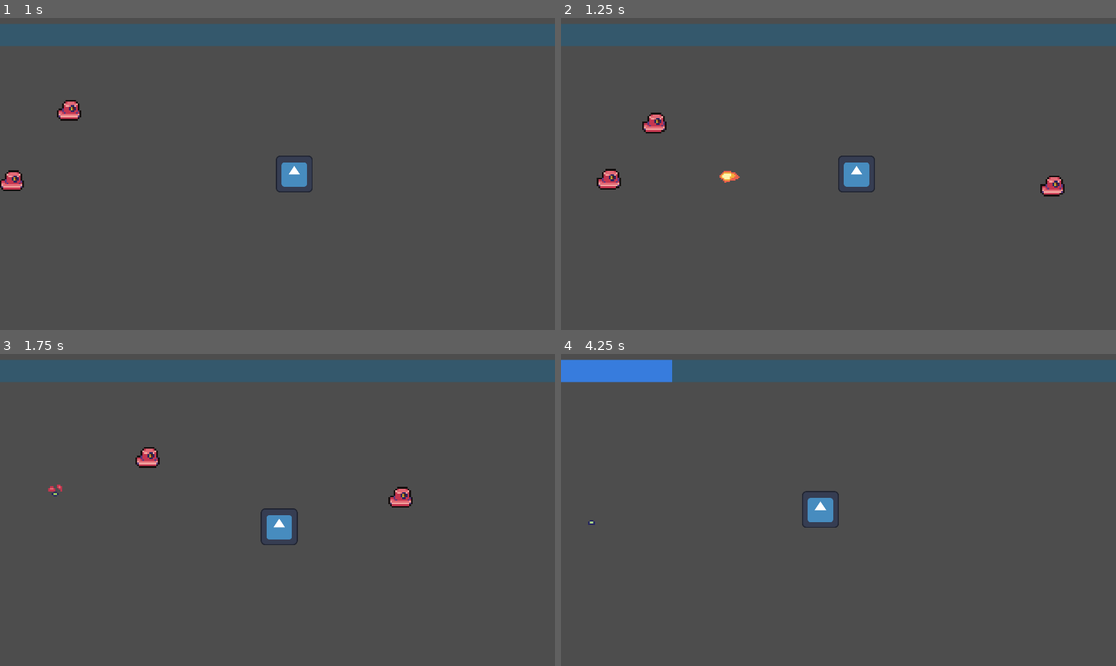
Above: before the commit, frames 1-4 (two rows, left to right).
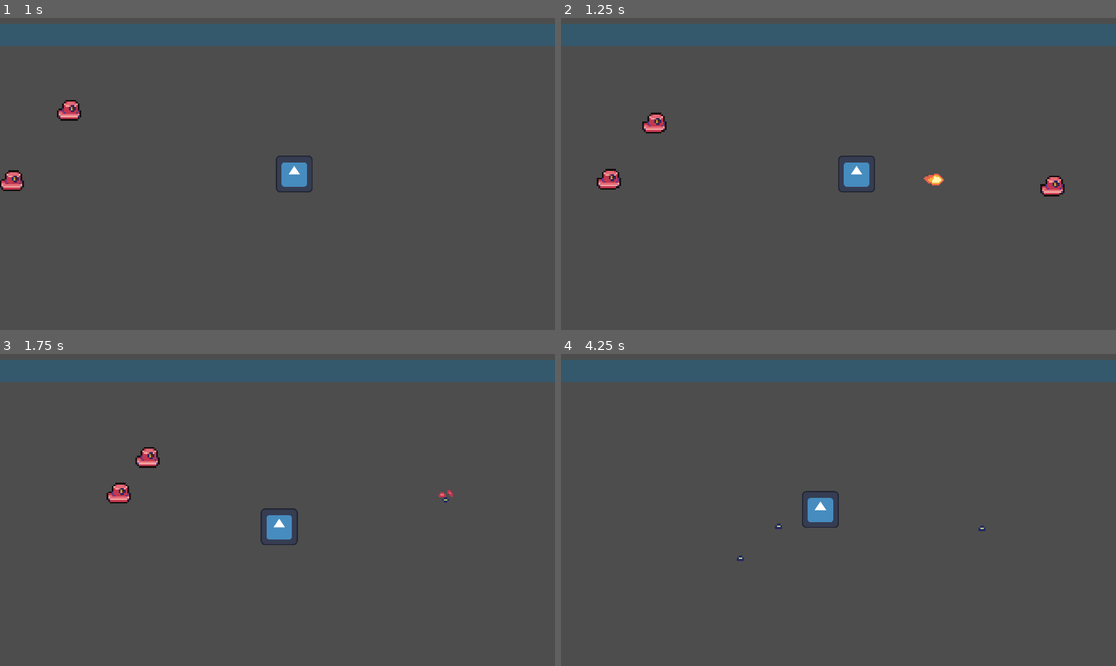
Above: after the commit, the same moments.

Repository: DragonEyeGames/Alien-Fun
Game: Godot game, scene res://main.tscn
Two runs of this game, one before a commit and one after it. Both use one fixed random seed, a clock stepped at 60 frames per second and the inputs below. The engine's default icon, where the game draws it, is replaced by a stand-in: a white triangle on a blue panel in a dark square.
Inputs:
- Up to frame 1 (1 s): tap Enter at 0.5 s; hold D (Right) from 0.53 s (still down); tap Alt at 0.6 s
- Up to frame 2 (1.25 s): keep holding D (Right)
- Up to frame 3 (1.75 s): release D (Right) at 1.28 s; hold S (Down) from 1.28 s (still down); tap Shift at 1.35 s
- Up to frame 4 (4.25 s): release S (Down) at 2.03 s; hold D (Right) 2.03-2.78 s; tap Alt at 2.1, 3.6 s; hold W (Up) 2.78-3.53 s; tap Shift at 2.85 s; hold A (Left) from 3.53 s (still down)

Frame 1 is identical in both runs. In frame 2, 0.2% of the frame differs, in the area x 28-69%, y 48-54%; in frame 3, 0.6%; in frame 4, 1.5%, in the area x 0-77%, y 1-67%.

Commit message:
Fist Attack
new attack that spawns in a ridiculous amount of fists to punch people

Diff:
--- a/WeaponManager.gd
+++ b/WeaponManager.gd
@@ -7,20 +7,22 @@
 			"damage": 5,
 			"speed": 2,
 			"size": 1.0,
-			"count": 1
+			"count": 1,
 		}
 	},
-
-	"shield": {
+	"fist": {
 		"level": 1,
-		"max_level": 5,
-		"stats": {
-			"hp": 100,
-			"regen": 1.0
-		},
-		"upgrades": {
-			"hp": 1.30,
-			"regen": 1.05
+		"stats" : {
+			"damage": 1,
+			"size": .5,
+			"count": 5,
 		}
-	}
+	},
+	"player": {
+		"level": 1,
+		"stats" : {
+			"health": 100,
+			"speed": 1,
+		}
+	},
 }
--- a/enemy.gd
+++ b/enemy.gd
@@ -5,6 +5,7 @@
 @export var speed:= 1.0
 @export var damage = 5
 @export var attackTime:=0.5
+@export var health = 2
 var attacking:=[]
 var canAttack=true
 
@@ -28,7 +29,12 @@
 		velocity*=speed
 		move_and_slide()
 
-func kill():
+func hurt(newDamage):
+	health-=newDamage
+	if(health<=0):
+		die()
+
+func die():
 	dead=true
 	$Icon.play("dead")
 
--- a/fireball.gd
+++ b/fireball.gd
@@ -1,5 +1,6 @@
 extends CharacterBody2D
 var target
+var damage=1
 
 func _ready() -> void:
 	await get_tree().process_frame
@@ -14,7 +15,7 @@
 
 func _on_area_2d_body_entered(body: Node2D) -> void:
 	if(body is Enemy):
-		body.kill()
+		body.hurt(damage)
 		velocity=Vector2.ZERO
 		$Sprite.play("explode")
 
--- a/fireballSpawner.gd
+++ b/fireballSpawner.gd
@@ -11,9 +11,10 @@
 		var newFireball=fireball.instantiate()
 		get_parent().get_parent().add_child(newFireball)
 		newFireball.global_position=self.global_position
-		newFireball.target=collided[0]
-		collided.remove_at(0)
-		await get_tree().create_timer(get_parent().waitTime).timeout
+		newFireball.target=collided.pick_random()
+		var fireballDamage=WeaponManager.items["fireball"]["stats"]["damage"]
+		newFireball.damage=fireballDamage
+		await get_tree().create_timer(1/WeaponManager.items["fireball"]["stats"]["count"]).timeout
 		canFire=true
 
 func _on_area_2d_body_entered(body: Node2D) -> void:
--- /dev/null
+++ b/fist.tscn
@@ -0,0 +1,26 @@
+[gd_scene load_steps=4 format=3 uid="uid://6qakiq2vl3hu"]
+
+[ext_resource type="Script" uid="uid://bc5aovfgk8mmk" path="res://playerAttacks/fist.gd" id="1_cqe2n"]
+[ext_resource type="Texture2D" uid="uid://dqgs6eg24bocp" path="res://glove.png" id="2_nr678"]
+
+[sub_resource type="CircleShape2D" id="CircleShape2D_nmw3u"]
+radius = 48.373547
+
+[node name="Fist" type="Node2D"]
+scale = Vector2(0.5, 0.5)
+script = ExtResource("1_cqe2n")
+
+[node name="Sprite2D" type="Sprite2D" parent="."]
+texture_filter = 1
+position = Vector2(3, -2)
+scale = Vector2(6, 6)
+texture = ExtResource("2_nr678")
+
+[node name="Area2D" type="Area2D" parent="."]
+collision_layer = 0
+collision_mask = 2
+
+[node name="CollisionShape2D" type="CollisionShape2D" parent="Area2D"]
+shape = SubResource("CircleShape2D_nmw3u")
+
+[connection signal="body_entered" from="Area2D" to="." method="_on_area_2d_body_entered"]
--- a/hud.gd
+++ b/hud.gd
@@ -3,8 +3,6 @@
 @export var player: Player
 var xpOffset:=0.0
 var bar: ProgressBar
-var options=["Fireball", "Lightning", "Player"]
-var powerups = [["Damage", "Projectiles", "Speed", "Size"], ["Speed", "Health"]]
 func _ready() -> void:
 	bar=$ProgressBar
 
@@ -18,25 +16,6 @@
 
 func levelUp():
 	get_tree().paused=true
-	var backupOptions = options.duplicate()
-	var choice = backupOptions.pick_random()
-
-	var backupPowers = powerups.duplicate()
-
-	$LevelUp/VBoxContainer/Slot/RichTextLabel.text=choice
-	var backupPowerList = backupPowers[options.find(choice)]
-	backupOptions.erase(choice)
-	var item1 = backupPowerList.pick_random()
-	backupPowerList.erase(item1)
-	var item2 = backupPowerList.pick_random()
-	backupPowerList.erase(item2)
-	$LevelUp/VBoxContainer/Slot/RichTextLabel2.text=item1 + ": 1 -> 2, " + item2 + ": 1 -> 2"
-	choice = backupOptions.pick_random()
-	$LevelUp/VBoxContainer/Slot2/RichTextLabel.text=choice
-	backupOptions.erase(choice)
-	choice = backupOptions.pick_random()
-	$LevelUp/VBoxContainer/Slot3/RichTextLabel.text=choice
-	backupOptions.erase(choice)
 	$LevelUp.visible=true
 
 
--- a/main.tscn
+++ b/main.tscn
@@ -1,8 +1,9 @@
-[gd_scene load_steps=6 format=3 uid="uid://dnnka5th1gldj"]
+[gd_scene load_steps=7 format=3 uid="uid://dnnka5th1gldj"]
 
 [ext_resource type="PackedScene" uid="uid://bsqgmksc0bna4" path="res://player.tscn" id="1_ig7tw"]
 [ext_resource type="Script" uid="uid://bdtgp3fkcxsqy" path="res://spawnController.gd" id="2_0xm2m"]
 [ext_resource type="PackedScene" uid="uid://xpvqcnr0u5oj" path="res://playerAttacks/fireballSpawner.tscn" id="2_1bvp3"]
+[ext_resource type="PackedScene" uid="uid://ba588pyrmhlhy" path="res://playerAttacks/fistSpawner.tscn" id="3_7mycd"]
 [ext_resource type="PackedScene" uid="uid://124iuoprje5g" path="res://enemy.tscn" id="3_h2yge"]
 [ext_resource type="PackedScene" uid="uid://b63htkdr5kjxk" path="res://hud.tscn" id="5_lquwl"]
 
@@ -14,6 +15,8 @@
 [node name="MainCamera" type="Camera2D" parent="Player"]
 position_smoothing_enabled = true
 
+[node name="FistSpawner" parent="Player" instance=ExtResource("3_7mycd")]
+
 [node name="FireballSpawner" parent="Player" instance=ExtResource("2_1bvp3")]
 
 [node name="SpawnController" type="Node2D" parent="." node_paths=PackedStringArray("player")]
--- a/player.tscn
+++ b/player.tscn
@@ -23,6 +23,7 @@
 shape = SubResource("CircleShape2D_0xm2m")
 
 [node name="xp" type="Area2D" parent="."]
+visible = false
 collision_layer = 4
 collision_mask = 0
 
--- a/playerAttacks/fireballSpawner.tscn
+++ b/playerAttacks/fireballSpawner.tscn
@@ -1,14 +1,15 @@
 [gd_scene load_steps=4 format=3 uid="uid://xpvqcnr0u5oj"]
 
-[ext_resource type="Script" uid="uid://bt56rsrnrht8h" path="res://fireballSpawner.gd" id="1_roily"]
+[ext_resource type="Script" uid="uid://dkyuuoaigofkd" path="res://playerAttacks/spawner.gd" id="1_56jl0"]
 [ext_resource type="PackedScene" uid="uid://co5qijj7trxor" path="res://fireball.tscn" id="2_f0588"]
 
 [sub_resource type="CircleShape2D" id="CircleShape2D_vscca"]
-radius = 436.50543
+radius = 699.10297
 
 [node name="FireballSpawner" type="Node2D"]
-script = ExtResource("1_roily")
-fireball = ExtResource("2_f0588")
+script = ExtResource("1_56jl0")
+projectile = ExtResource("2_f0588")
+item = "fireball"
 
 [node name="Area2D" type="Area2D" parent="."]
 collision_layer = 0
--- /dev/null
+++ b/playerAttacks/fist.gd
@@ -0,0 +1,18 @@
+extends Node2D
+var target
+var damage=1
+
+func _ready() -> void:
+	await get_tree().process_frame
+	look_at(target.global_position)
+	rotation_degrees+=90
+	var tween=create_tween()
+	tween.tween_property(self, "global_position", target.global_position, .1)
+	await get_tree().create_timer(.1).timeout
+	await get_tree().process_frame
+	queue_free()
+
+
+func _on_area_2d_body_entered(body: Node2D) -> void:
+	if(body is Enemy):
+		body.hurt(damage)
--- /dev/null
+++ b/playerAttacks/fistSpawner.tscn
@@ -0,0 +1,22 @@
+[gd_scene load_steps=4 format=3 uid="uid://ba588pyrmhlhy"]
+
+[ext_resource type="Script" uid="uid://dkyuuoaigofkd" path="res://playerAttacks/spawner.gd" id="1_fkh6w"]
+[ext_resource type="PackedScene" uid="uid://6qakiq2vl3hu" path="res://fist.tscn" id="2_3dyan"]
+
+[sub_resource type="CircleShape2D" id="CircleShape2D_yuo3t"]
+radius = 239.37001
+
+[node name="FistSpawner" type="Node2D"]
+script = ExtResource("1_fkh6w")
+projectile = ExtResource("2_3dyan")
+item = "fist"
+
+[node name="Area2D" type="Area2D" parent="."]
+collision_layer = 0
+collision_mask = 2
+
+[node name="CollisionShape2D" type="CollisionShape2D" parent="Area2D"]
+shape = SubResource("CircleShape2D_yuo3t")
+
+[connection signal="body_entered" from="Area2D" to="." method="_on_area_2d_body_entered"]
+[connection signal="body_exited" from="Area2D" to="." method="_on_area_2d_body_exited"]
--- /dev/null
+++ b/playerAttacks/spawner.gd
@@ -0,0 +1,33 @@
+extends Node2D
+class_name Spawner
+
+var collided=[]
+@export var projectile: PackedScene
+@export var item:=""
+
+var canFire=true
+
+func _process(_delta: float) -> void:
+	if(len(collided)>=1):
+		for enemy in collided:
+			if(enemy.health<=0):
+				collided.erase(enemy)
+	if(len(collided)>=1 and canFire):
+		canFire=false
+		var newProjectile=projectile.instantiate()
+		get_parent().get_parent().add_child(newProjectile)
+		newProjectile.global_position=self.global_position
+		newProjectile.target=collided.pick_random()
+		var damage=WeaponManager.items[item]["stats"]["damage"]
+		newProjectile.damage=damage
+		await get_tree().create_timer(1/WeaponManager.items[item]["stats"]["count"]).timeout
+		canFire=true
+
+func _on_area_2d_body_entered(body: Node2D) -> void:
+	if(body is Enemy):
+		collided.append(body)
+
+
+func _on_area_2d_body_exited(body: Node2D) -> void:
+	if(body is Enemy and body in collided):
+		collided.erase(body)
Binary file added: glove.png
Not shown, added: glove.png.import
Not shown, added: playerAttacks/fist.gd.uid
Not shown, added: playerAttacks/spawner.gd.uid
